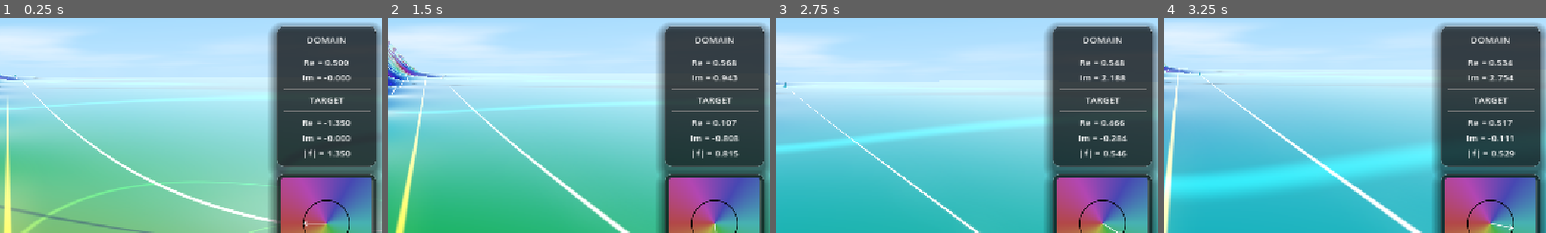
Above: before the commit, frames 1-4 (left to right).
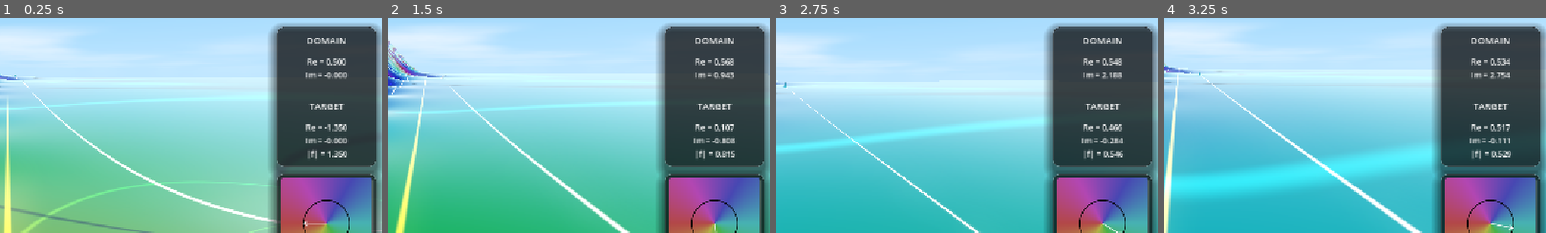
Above: after the commit, the same moments.

Repository: allanino/complex-functions-explorer
Game: Godot game, scene res://scenes/main.tscn
The game is run twice, just before and just after one commit, with the same random seed, the same clock (stepped at 60 frames per second) and the same inputs.
Inputs (mouse positions are % of the whole screen's width and height, from its top left):
- Up to frame 1 (0.25 s): no input
- Up to frame 2 (1.5 s): tap Enter at 0.5 s; move the mouse to (55, 50) at 0.52 s; hold W (move_forward) from 0.53 s (still down); tap G at 0.6 s; tap Space at 0.77 s; move the mouse to (45, 50) at 1.27 s; tap N at 1.35 s
- Up to frame 3 (2.75 s): keep holding W (move_forward); tap Space at 1.52 s; move the mouse to (52, 48) at 2.02 s; tap C at 2.1 s
- Up to frame 4 (3.25 s): keep holding W (move_forward); move the mouse to (49, 52) at 2.77 s; tap Shift at 2.85 s; tap Space at 3.02 s
The pictures show only the part of the screen within x 49-99%, y 38-88%; the shares and areas given below are measured in that part.

The runs differ from the first frame. In frame 1, 2.2% of the frame differs, in the area x 72-98%, y 3-66%; in frame 2, 2.1%; in frame 3, 2.2%; in frame 4, 2.1%.

Commit message:
Improve HUD

Diff:
--- a/scenes/hud.tscn
+++ b/scenes/hud.tscn
@@ -245,7 +245,7 @@
 
 [node name="TitleLabel" type="Label" parent="Control/HUDStack/ZerosPanel/MarginContainer/VBox"]
 layout_mode = 2
-theme_override_font_sizes/font_size = 16
+theme_override_font_sizes/font_size = 14
 text = "ZEROS DETECTED"
 horizontal_alignment = 1
 
@@ -303,31 +303,28 @@
 text = "DOMAIN"
 horizontal_alignment = 1
 
-[node name="HSeparator" type="HSeparator" parent="Control/HUDStack/InfoPanel/MarginContainer/VBox"]
+[node name="HSeparator3" type="HSeparator" parent="Control/HUDStack/InfoPanel/MarginContainer/VBox"]
 layout_mode = 2
 
 [node name="DomainLabel" type="Label" parent="Control/HUDStack/InfoPanel/MarginContainer/VBox"]
 layout_mode = 2
-theme_override_font_sizes/font_size = 14
+theme_override_font_sizes/font_size = 12
 text = "Re = 0.000
 Im = 0.000"
 horizontal_alignment = 1
 
-[node name="HSeparator2" type="HSeparator" parent="Control/HUDStack/InfoPanel/MarginContainer/VBox"]
-layout_mode = 2
-
 [node name="TargetTitle" type="Label" parent="Control/HUDStack/InfoPanel/MarginContainer/VBox"]
 layout_mode = 2
 theme_override_font_sizes/font_size = 14
-text = "TARGET"
+text = "\nTARGET"
 horizontal_alignment = 1
 
-[node name="HSeparator3" type="HSeparator" parent="Control/HUDStack/InfoPanel/MarginContainer/VBox"]
+[node name="HSeparator5" type="HSeparator" parent="Control/HUDStack/InfoPanel/MarginContainer/VBox"]
 layout_mode = 2
 
 [node name="TargetLabel" type="Label" parent="Control/HUDStack/InfoPanel/MarginContainer/VBox"]
 layout_mode = 2
-theme_override_font_sizes/font_size = 14
+theme_override_font_sizes/font_size = 12
 text = "Re = 0.000
 Im = 0.000
 |f| = 0.000"
